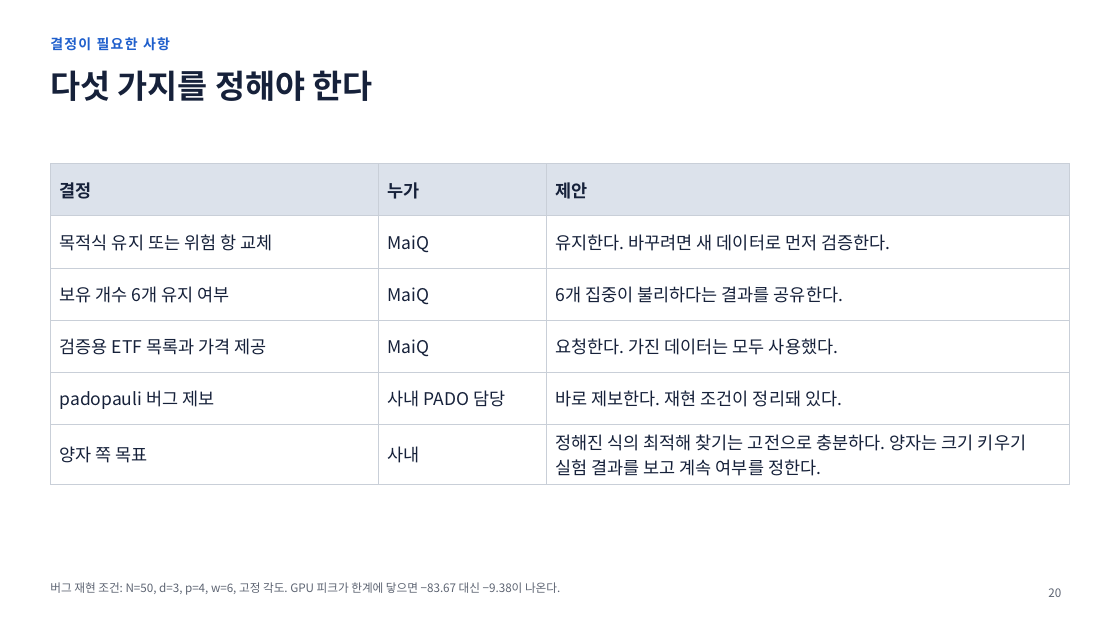
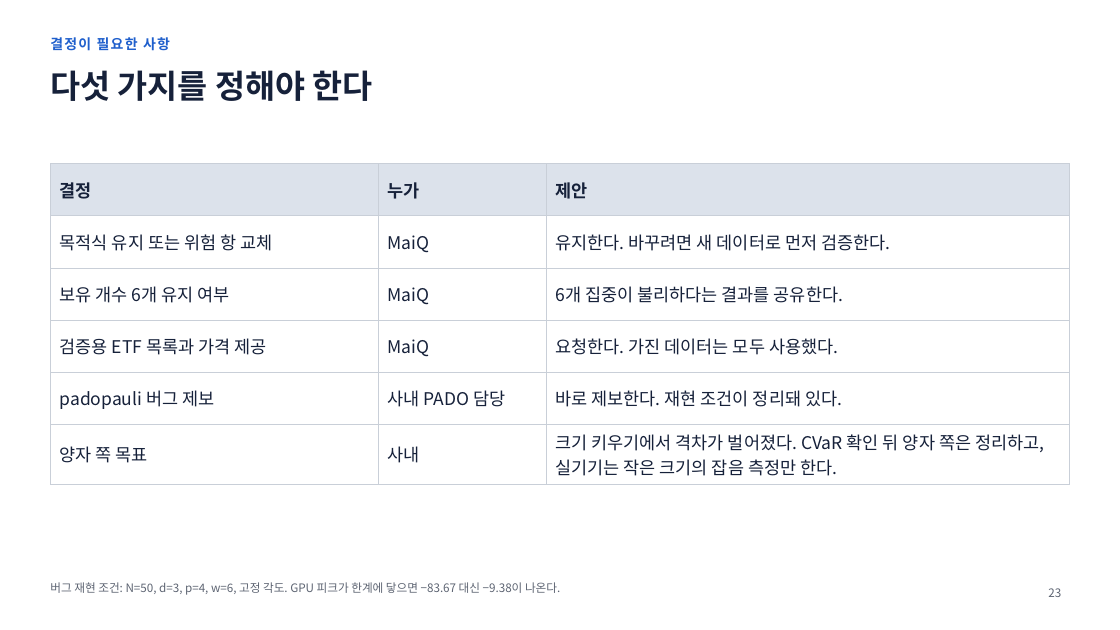
Before and after one commit to 202155570/norma-qaoa, a slide deck: slide 23 of docs/qaoa_research_report_2026-11-19.pptx (slide 20 before the commit). Drawn at 1120x630 pixels with LibreOffice and Linux fonts; fonts in the diff are those of the drawing. Boxes give left, top, right and bottom in pixels: in the first picture for what was removed or moved away, otherwise in the second. Text is boxed around its words. In the diff, an @@ line names an element or a change of style, - is before the commit and + after.

```diff
--- a/docs/qaoa_research_report_2026-11-19.pptx
+++ b/docs/qaoa_research_report_2026-11-19.pptx
@@ table at [50,164,1070,480] @@
-row 6, column 3: 정해진 식의 최적해 찾기는 고전으로 충분하다. 양자는 크기 키우기 실험 결과를 보고 계속 여부를 정한다.
+row 6, column 3: 크기 키우기에서 격차가 벌어졌다. CVaR 확인 뒤 양자 쪽은 정리하고, 실기기는 작은 크기의 잡음 측정만 한다.
@@ page number at [1048,588,1061,597]: text changed @@
-20
+23
```
Also in this commit, not shown: 5 other slides changed, 3 slides added, 24 other files.
